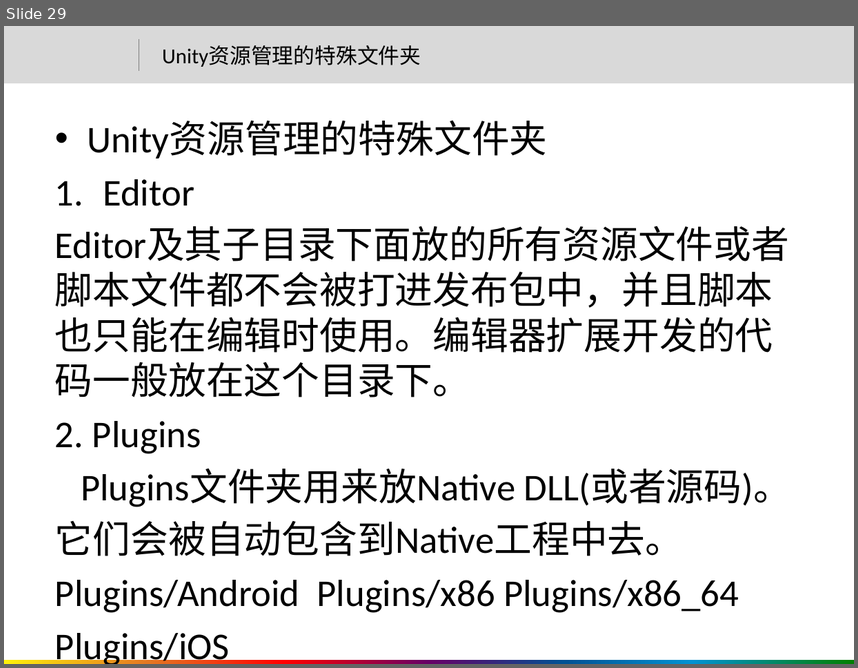
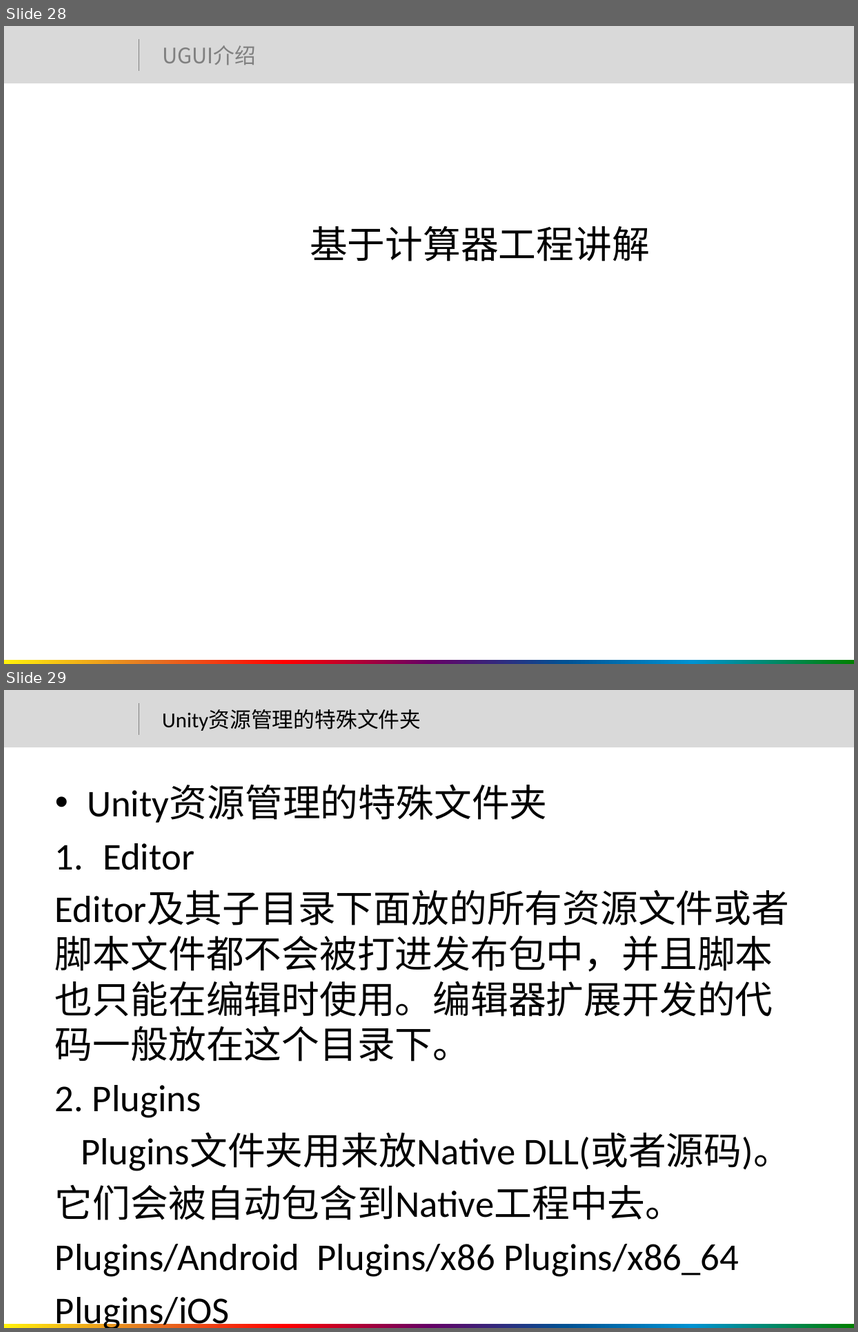
Before and after one commit to hackself/LearnUnity, a slide deck: Doc/Unity基础教程.pptx. Shown one above the other, each under a label of ours: slide 29 before the commit, slides 28 and 29 after it. The pictures are 858x668 and 858x1332 pixels, drawn with LibreOffice and Linux fonts; fonts in the diff are those of the drawing; background and template pictures are left out. Boxes give left, top, right and bottom in pixels: in the first picture for what was removed or moved away, otherwise in the second. Text is boxed around its words. In the diff, an @@ line names an element or a change of style, - is before the commit and + after.

```diff
--- a/Doc/Unity基础教程.pptx
+++ b/Doc/Unity基础教程.pptx
@@ slide 28 added at bbox=[4, 26, 854, 664], background #FFFFFF; not listed: 3 template elements that a slide beside it also shows @@
@@ text added at bbox=[162, 45, 256, 65], 18 pt, text #808080 @@
+UGUI介绍
@@ text added at bbox=[310, 226, 650, 261], 32 pt, text #000000 @@
+基于计算器工程讲解
```
Also in this commit, not shown: 1 slide changed, 2 slides removed.
